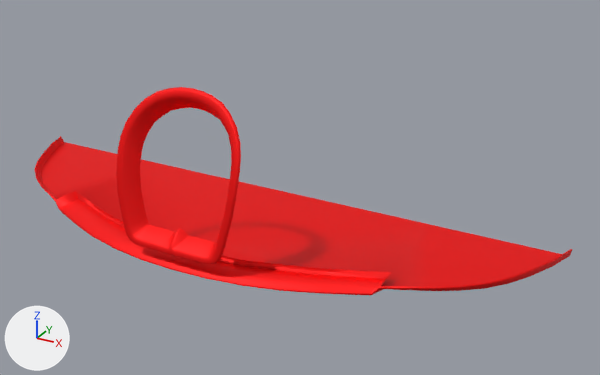
Two versions of the FBX model Assets/_Gumball/Runtime/_Cars/Cars/Bugatti_Veyron/Mesh/Veyron_FB01_Trim.fbx, one commit apart.
Camera for both pictures: a 50 mm camera at (0.5, -1.513, 0.485) aimed at (0.08, -0.749, 0.103). The axes (+X, +Y, +Z) are drawn at lower left. The lights are the same throughout. Where no turn or scale is listed for an object, it has been applied to the vertices.

In view in the first picture: 'Veyron_FB01_Trim'.
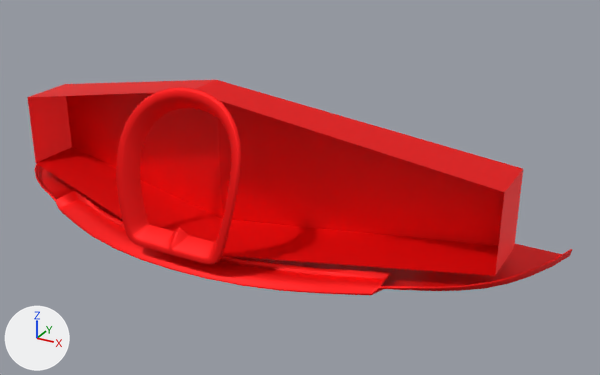
The newer file is also rescaled (x2.499), turned or shifted as a whole; pictures and numbers use the older file's frame.

Where the change shows, as pixel boxes [x1, y1, x2, y2] in the pictures (600 x 375 px):
'Veyron_FB01_Trim', reshaped
    before: [35, 87, 573, 295]
    after: [27, 80, 573, 295]
part 1 of me_bugatti_obj_019, added (red)
    after: [27, 80, 523, 276]

Edits to the bpy script that builds the scene:
```text
Change me_bugatti_obj_019:
    where me_bugatti_obj_019.from_pydata(...)  # 421 vertices, 353 faces; spans x -0.373..0.373, y -0.891..-0.66, z 0.044..0.233
    used by ob_veyron_fb01_trim; location = (0.0, 0.0, 0.0)
    verts and faces of me_bugatti_obj_019; kept vertices keep their numbers, new ones are numbered from 421
    me_bugatti_obj_019 part 1
    add verts[421] = (0.318, -0.769, 0.063)  # pixel (495, 275)
    add verts[422] = (0.318, -0.767, 0.155)  # pixel (504, 192)
    add verts[423] = (0.318, -0.698, 0.063)  # pixel (514, 247)
    add verts[424] = (0.318, -0.698, 0.155)  # pixel (523, 168)
    add verts[425] = (0.0, -0.791, 0.063)  # pixel (222, 218)
    add verts[426] = (0.0, -0.791, 0.23)  # pixel (216, 79)
    add verts[427] = (0.0, -0.885, 0.063)
    add verts[428] = (0.0, -0.84, 0.23)  # pixel (190, 91)
    add verts[429] = (-0.318, -0.769, 0.063)  # pixel (35, 163)
    add verts[430] = (-0.318, -0.767, 0.155)  # pixel (27, 97)
    add verts[431] = (-0.318, -0.698, 0.063)  # pixel (72, 146)
    add verts[432] = (-0.318, -0.698, 0.155)  # pixel (64, 84)
    add faces += [(423, 424, 426, 425), (421, 422, 424, 423), (421, 423, 425, 427), (422, 428, 426, 424), (425, 426, 432, 431), (429, 431, 432, 430)]
    add faces += [(425, 431, 429, 427), (426, 428, 430, 432)]
```
